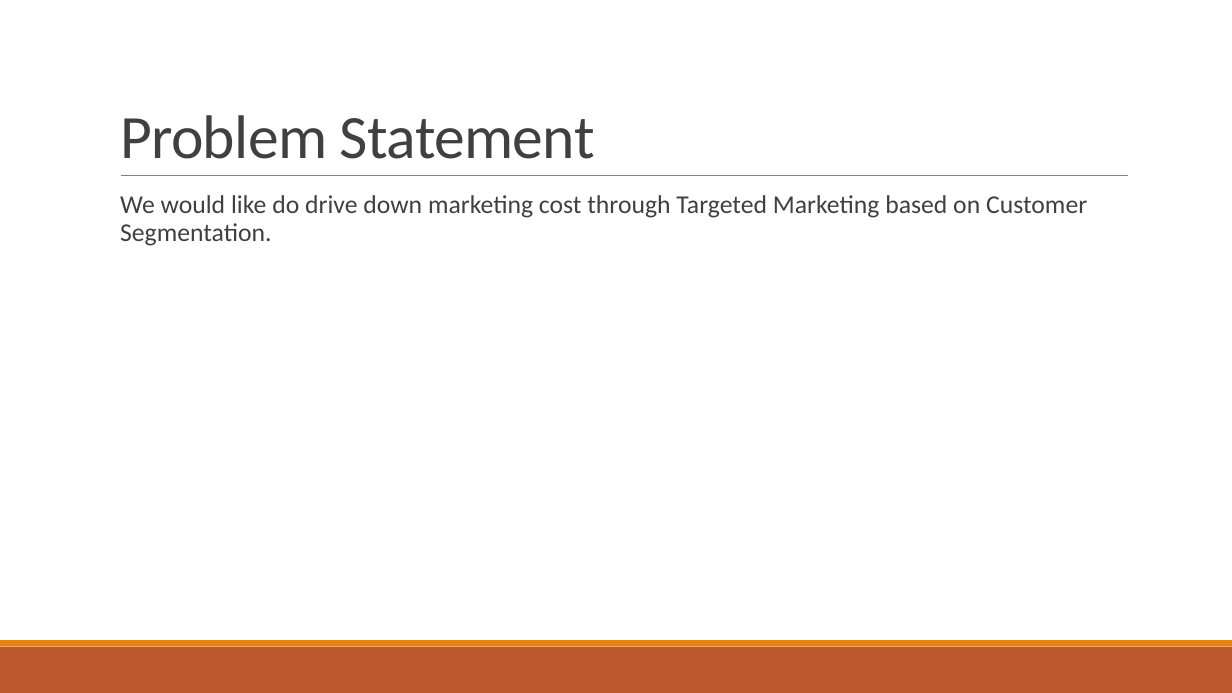
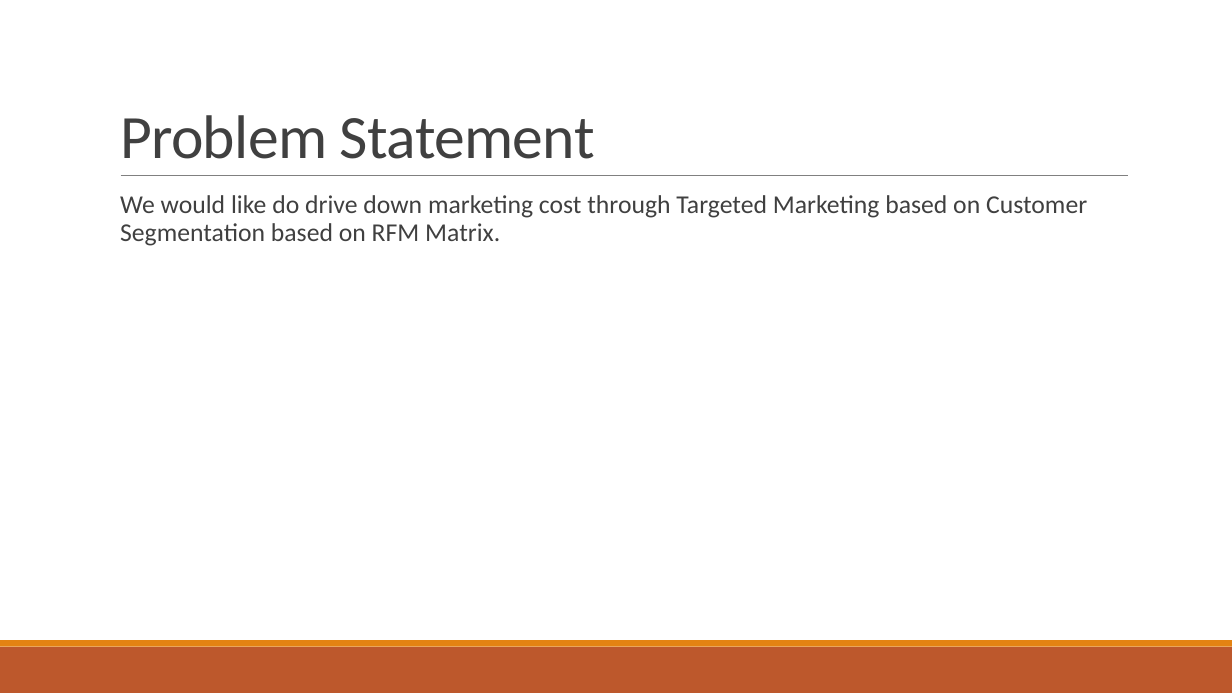
Before and after one commit to nicholasnehemia95/Olist-Ecommerce-Customer-Segmentation, a slide deck: slide 7 of Customer Segmentation of Olist Ecommerce Customers in Sao.pptx (slide 4 before the commit). Drawn at 1232x693 pixels with LibreOffice and Linux fonts; fonts in the diff are those of the drawing. Boxes give left, top, right and bottom in pixels: in the first picture for what was removed or moved away, otherwise in the second. Text is boxed around its words. In the diff, an @@ line names an element or a change of style, - is before the commit and + after.

```diff
--- a/Customer Segmentation of Olist Ecommerce Customers in Sao.pptx
+++ b/Customer Segmentation of Olist Ecommerce Customers in Sao.pptx
@@ text at (x1=120, y1=195, x2=1087, y2=246): text changed @@
-  We would like do drive down marketing cost through Targeted Marketing based on Customer Segmentation.
+  We would like do drive down marketing cost through Targeted Marketing based on Customer Segmentation based on RFM Matrix.
```
Also in this commit, not shown: 6 other slides changed, 5 slides added, 3 other files.
